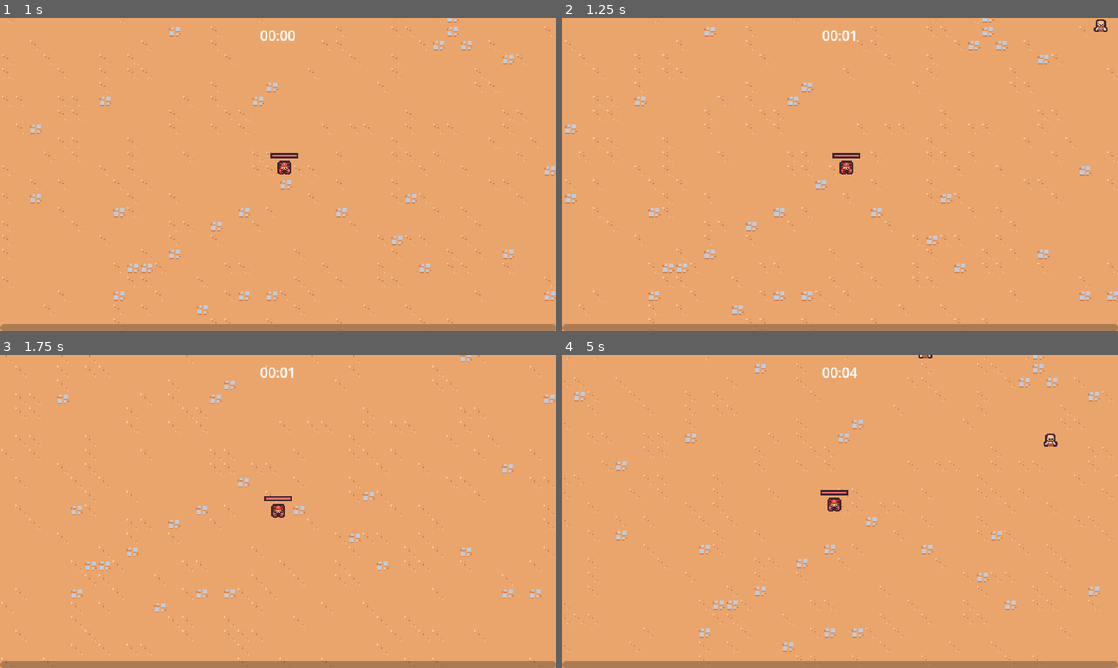
Above: before the commit, frames 1-4 (two rows, left to right).
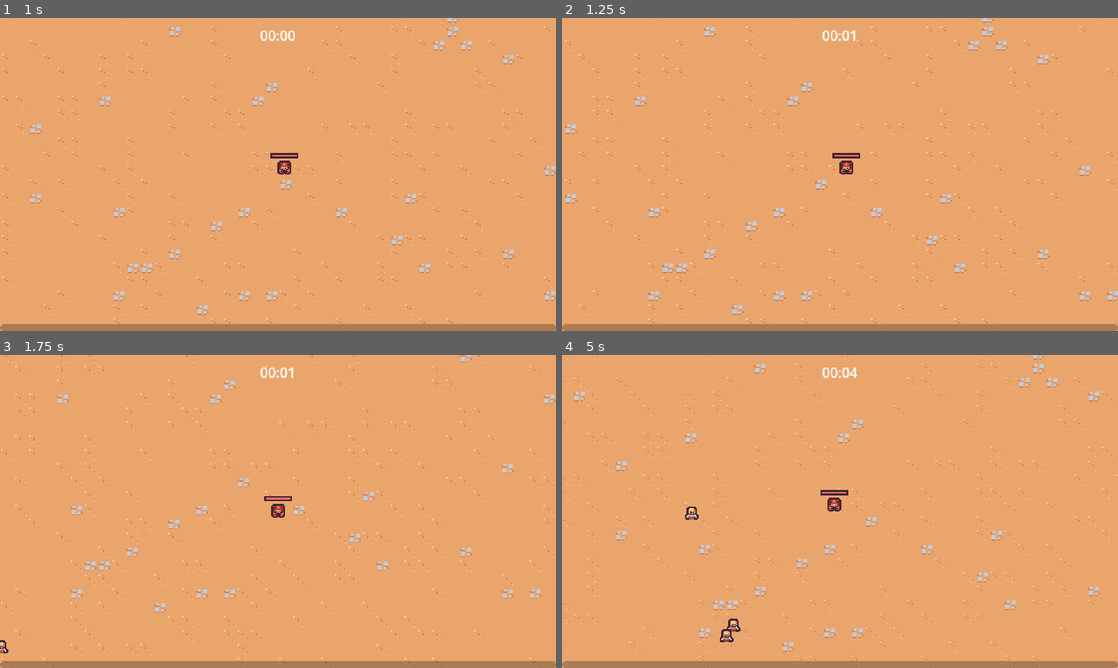
Above: after the commit, the same moments.

Repository: Dommss/2DSurvivorsCourse
Game: Godot game, scene res://scenes/main/main.tscn
The game is run twice, just before and just after one commit, with the same random seed, the same clock (stepped at 60 frames per second) and the same inputs.
Inputs (mouse positions are in pixels of both pictures, inside the frame that each line leads up to):
- Up to frame 1 (1 s): move the mouse to (400, 158) at 0.52 s; press the mouse at (400, 158) at 0.53 s; hold D (move_right) from 0.53 s (still down)
- Up to frame 2 (1.25 s): keep holding D (move_right)
- Up to frame 3 (1.75 s): move the mouse to (166, 527) at 1.27 s; release D (move_right) at 1.28 s; release the mouse at (166, 527) at 1.28 s; hold S (move_down) from 1.28 s (still down); click (166, 527) at 1.35 s
- Up to frame 4 (5 s): move the mouse to (895, 442) at 2.02 s; release S (move_down) at 2.03 s; press the mouse at (895, 442) at 2.03 s; hold D (move_right) 2.03-2.78 s; move the mouse to (812, 574) at 2.77 s; release the mouse at (812, 574) at 2.78 s; hold W (move_up) 2.78-3.53 s; click (812, 574) at 2.85 s; move the mouse to (1006, 558) at 3.52 s; press the mouse at (1006, 558) at 3.53 s; hold A (move_left) from 3.53 s (still down); move the mouse to (673, 464) at 4.27 s; release the mouse at (673, 464) at 4.28 s; click (673, 464) at 4.35 s

Frame 1 is identical in both runs. In frame 2, less than 0.1% of the frame differs, in the area x 95-99%, y 0-5%; in frame 3, less than 0.1%; in frame 4, 0.4%, in the area x 22-90%, y 0-92%.

Commit message:
preventing invalid spawning

Diff:
--- a/scenes/manager/enemy_manager.gd
+++ b/scenes/manager/enemy_manager.gd
@@ -14,6 +14,28 @@
 	timer.timeout.connect(on_timer_timeout)
 	arena_time_manager.arena_difficulty_increased.connect(on_arena_difficulty_increased)
 
+
+func get_spawn_position():
+	var player = get_tree().get_first_node_in_group("player") as Node2D
+	if player == null:
+		return Vector2.ZERO
+
+	var spawn_position = Vector2.ZERO
+	var random_direction = Vector2.RIGHT.rotated(randf_range(0, TAU))
+	for i in 4:
+		spawn_position = player.global_position + (random_direction * SPAWN_RADIUS)
+
+		var query_parameters = PhysicsRayQueryParameters2D.create(player.global_position, spawn_position, 1)
+		var result = get_tree().root.world_2d.direct_space_state.intersect_ray(query_parameters)
+
+		if result.is_empty():
+			break
+		else:
+			random_direction = random_direction.rotated(deg_to_rad(90))
+
+	return spawn_position
+
+
 func on_timer_timeout():
 	timer.start()
 
@@ -21,14 +43,11 @@
 	if player == null:
 		return
 
-	var random_direction = Vector2.RIGHT.rotated(randf_range(0, TAU))
-	var spawn_position = player.global_position + (random_direction) * SPAWN_RADIUS
-
 	var enemy = basic_enemy_scene.instantiate() as Node2D
 
 	var entities_layer = get_tree().get_first_node_in_group("entities_layer")
 	entities_layer.add_child(enemy)
-	enemy.global_position = spawn_position
+	enemy.global_position = get_spawn_position()
 
 
 func on_arena_difficulty_increased(arena_difficulty: int):
